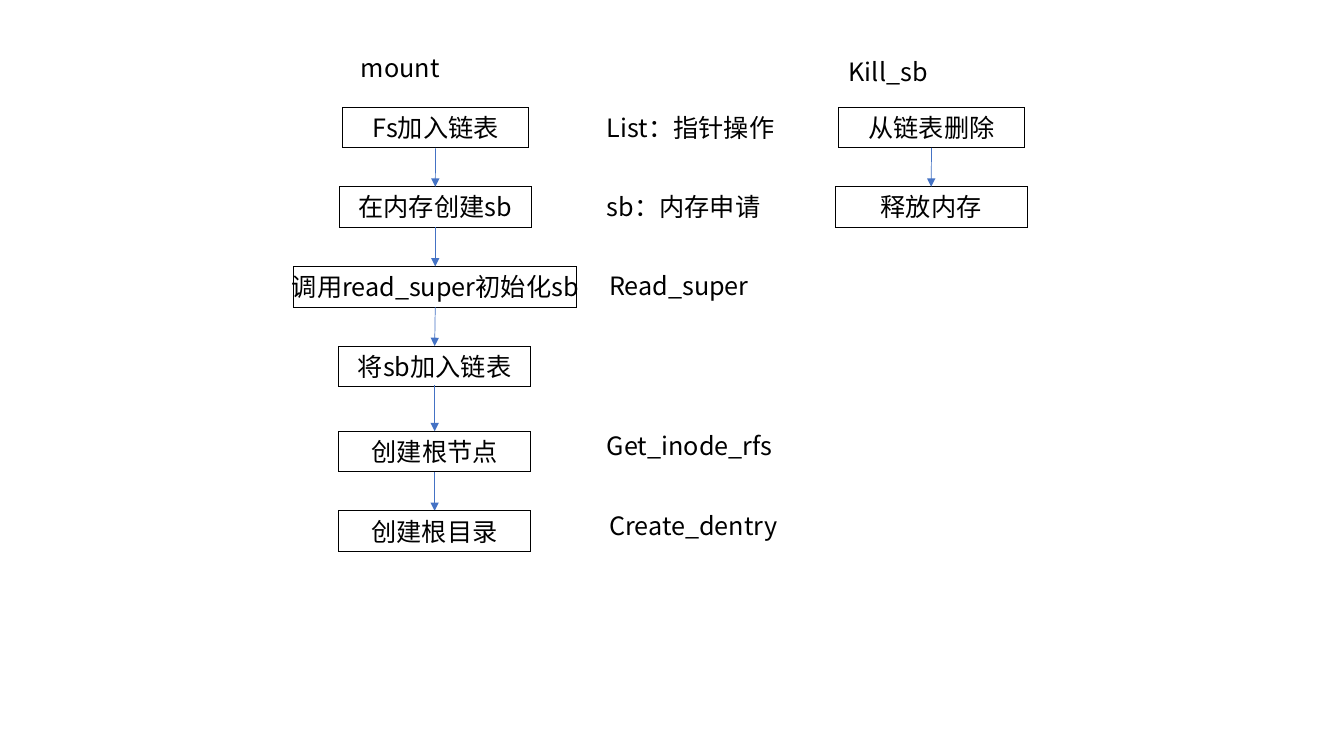
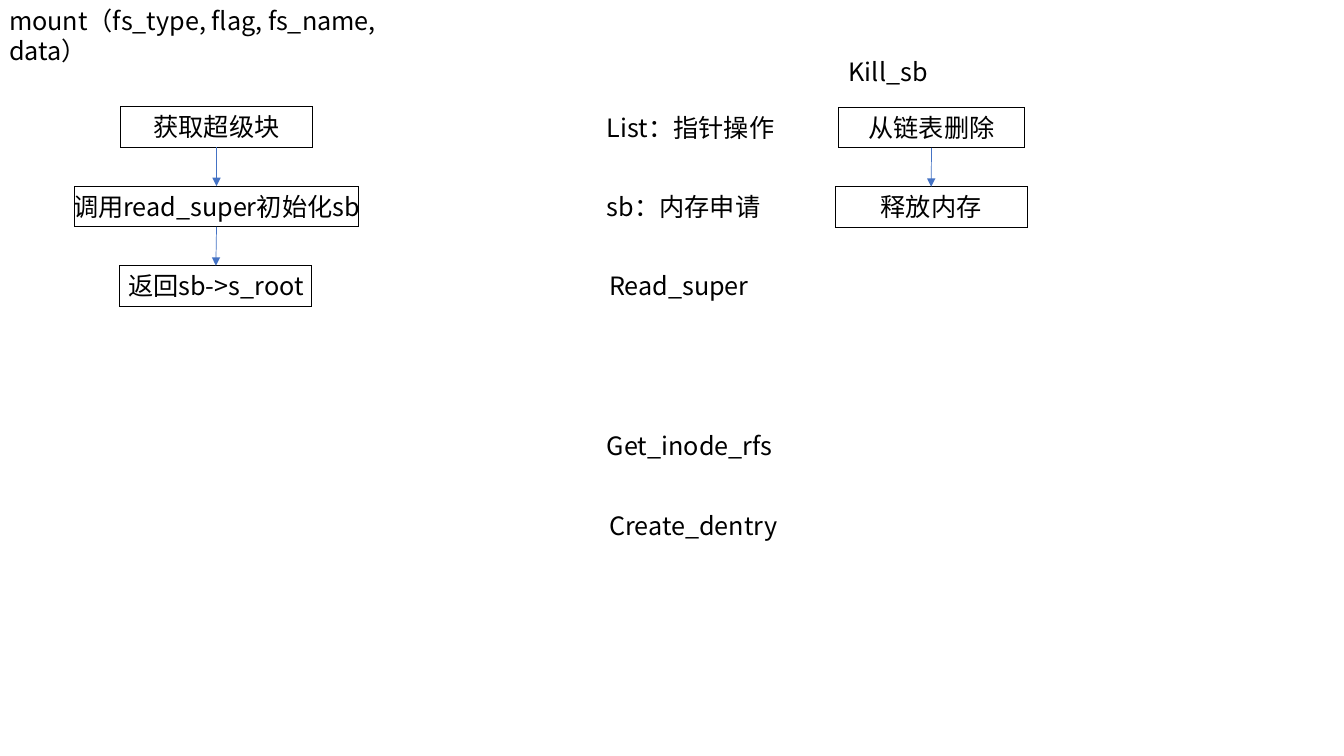
Before and after one commit to wei-coder/walnut, a slide deck: slide 3 of doc/fs.pptx. Drawn at 1344x756 pixels with LibreOffice and Linux fonts; fonts in the diff are those of the drawing. Boxes give left, top, right and bottom in pixels: in the first picture for what was removed or moved away, otherwise in the second. Text is boxed around its words. In the diff, an @@ line names an element or a change of style, - is before the commit and + after.

```diff
--- a/doc/fs.pptx
+++ b/doc/fs.pptx
@@ text at (9, 8, 376, 63): text changed @@
-mount
+mount（fs_type, flag, fs_name, data）
@@ rectangle added at (121, 107, 313, 147), fill #FFFFFF, outline #000000 0.75 pt, 18 pt, text #000000 @@
+获取超级块
@@ rectangle removed at (343, 107, 528, 147) @@
-Fs加入链表
@@ 2 arrows, 1 rectangle: place and size @@
-2 arrows, 1 rectangle at (293, 228, 577, 346)
+2 arrows, 1 rectangle at (75, 147, 358, 266)
@@ arrow removed from (436, 148) to (436, 187) @@
@@ rectangle removed at (340, 187, 531, 227) @@
-在内存创建sb
@@ rectangle added at (120, 266, 312, 307), fill #FFFFFF, outline #000000 0.75 pt, 18 pt, text #000000 @@
+返回sb->s_root
@@ rectangle removed at (339, 346, 530, 386) @@
-将sb加入链表
@@ arrow removed from (435, 385) to (435, 432) @@
@@ rectangle removed at (339, 432, 530, 472) @@
-创建根节点
@@ elbow arrow removed from (435, 472) to (435, 511) @@
@@ rectangle removed at (339, 511, 530, 552) @@
-创建根目录
```
Also in this commit, not shown: 2 other slides changed, 3 other files.
